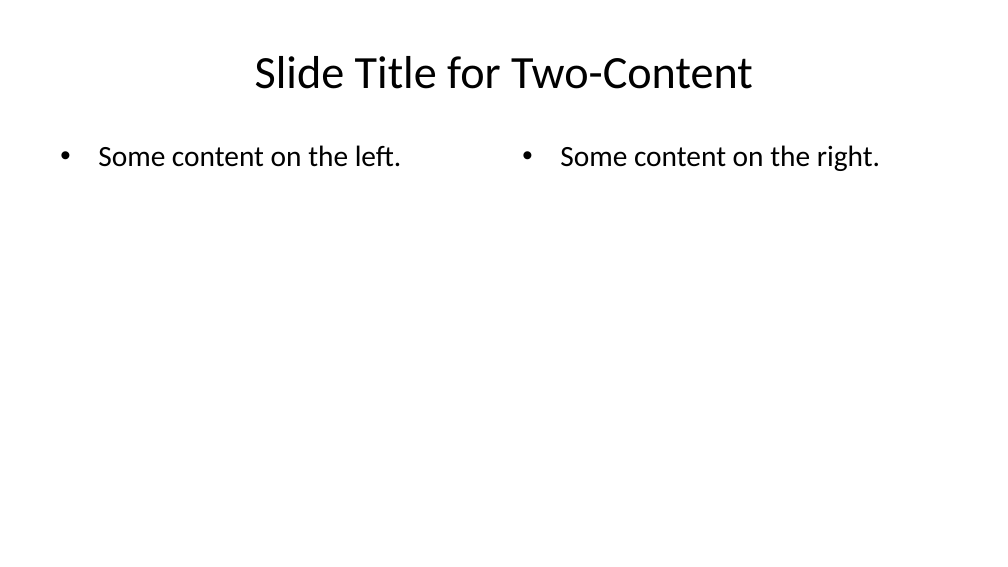
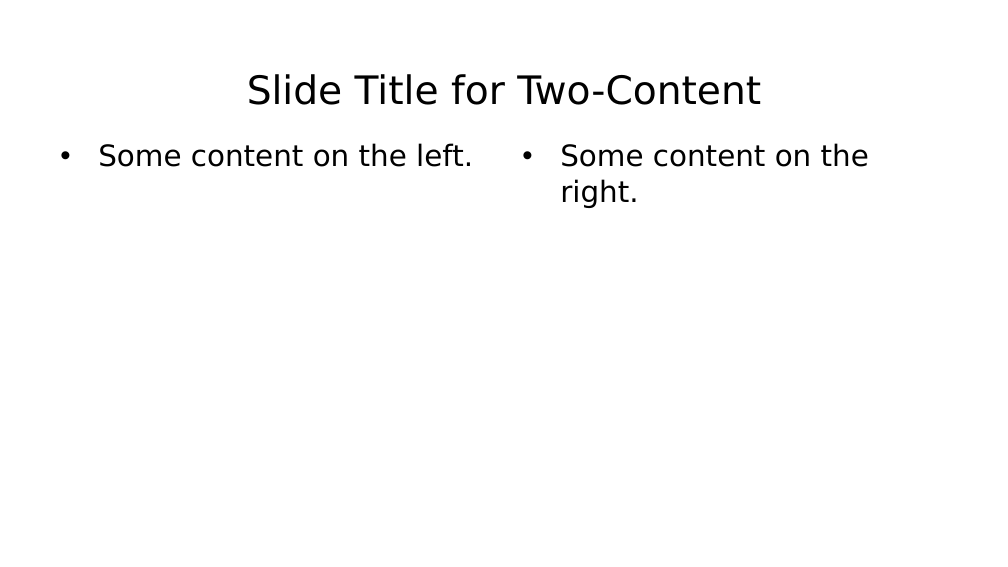
Before and after one commit to lmu-osc/train-the-trainer-test-repo-separate-slidedeck-zenodo, a slide deck: slide 4 of working-template.pptx. Drawn at 1008x567 pixels with LibreOffice and Linux fonts; fonts in the diff are those of the drawing. Boxes give left, top, right and bottom in pixels: in the first picture for what was removed or moved away, otherwise in the second. Text is boxed around its words. In the diff, an @@ line names an element or a change of style, - is before the commit and + after.

Commit message:
Adjust slide master fonts and bullet points

```diff
--- a/working-template.pptx
+++ b/working-template.pptx
@@ title "Slide Title for Two-Content" at [247, 74, 761, 105]: size 33 to 28 pt, font Calibri to DejaVu Sans; vertical alignment middle to bottom @@
@@ text "Some content on the left." at [98, 143, 473, 167]: font Calibri to DejaVu Sans @@
@@ text "Some content on the right." at [560, 143, 869, 208]: font Calibri to DejaVu Sans @@
```
Also in this commit, not shown: 3 other slides changed.
